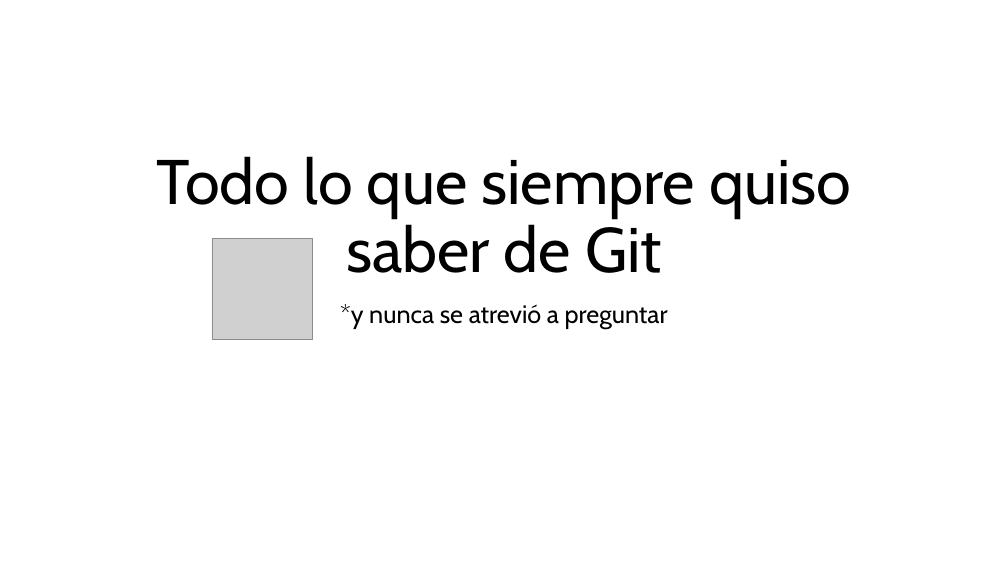
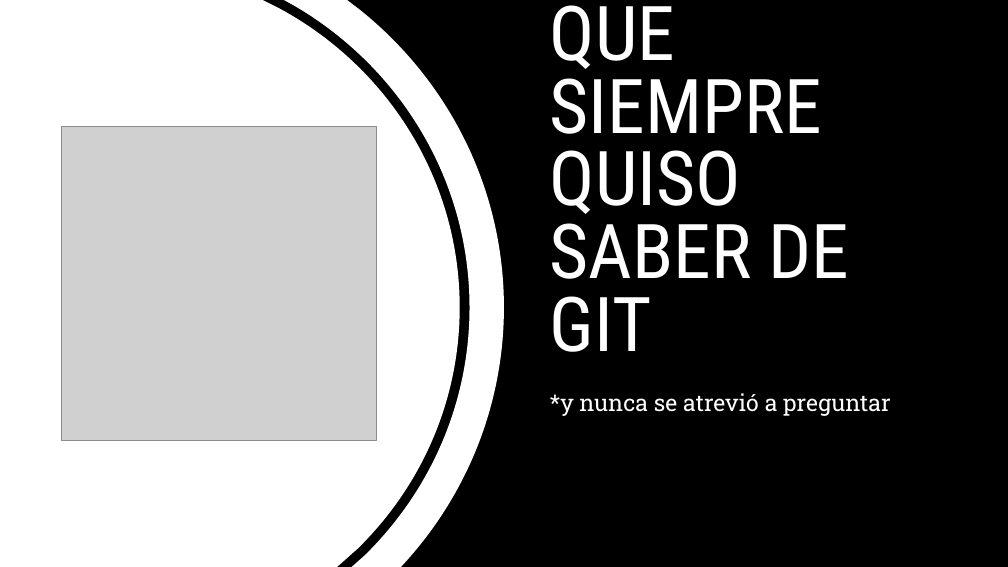
Before and after one commit to omarazrat/SENAGitCommands, a slide deck: slide 1 of docs/expoGIT.pptx. Drawn at 1008x567 pixels with LibreOffice and Linux fonts; fonts in the diff are those of the drawing; grey boxes stand for pictures; background and template pictures are left out. Boxes give left, top, right and bottom in pixels: in the first picture for what was removed or moved away, otherwise in the second. Text is boxed around its words. In the diff, an @@ line names an element or a change of style, - is before the commit and + after.

```diff
--- a/docs/expoGIT.pptx
+++ b/docs/expoGIT.pptx
@@ background #FFFFFF to picture (left out) @@
@@ freeform shape added at (x1=0, y1=0, x2=504, y2=567), fill #FFFFFF @@
@@ title at (x1=550, y1=5, x2=849, y2=352): text changed; size 60 to 72 pt; font Cabin to Roboto Condensed; text colour #000000 to #FFFFFF @@
-Todo lo que siempre quiso saber de Git
+TODO LO QUE SIEMPRE QUISO SABER DE GIT
@@ picture resized from (x1=212, y1=239, x2=313, y2=340) to (x1=62, y1=126, x2=377, y2=441) @@
@@ subtitle "*y nunca se atrevió a ..." moved from (x1=340, y1=304, x2=668, y2=329) to (x1=550, y1=393, x2=890, y2=416) @@
@@ subtitle "*y nunca se atrevió a ..." at (x1=550, y1=393, x2=890, y2=416): size 24 to 22 pt, font Cabin to Roboto Slab, text colour #000000 to #FFFFFF; alignment centre to left; more space between paragraphs @@
```
Also in this commit, not shown: 11 other slides changed, 1 slide added.
